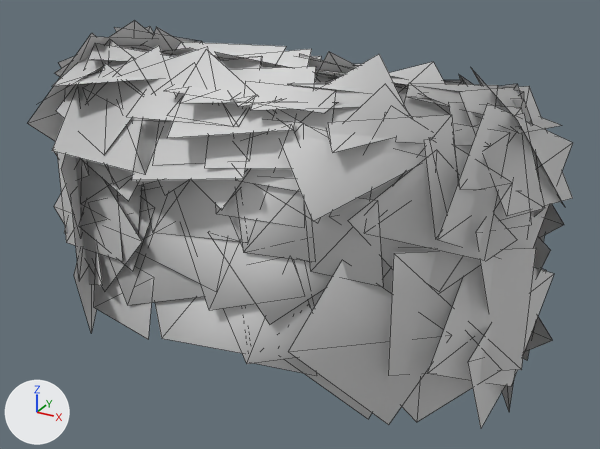
One commit to the glTF model public/glb/stylized_nature_pack/Bush_Large.glb: the scene before it, then after it.
Camera for both pictures: a camera (50 mm lens) standing at (1.355, -2.316, 1.563) and looking at (0.07, 0.019, 0.395). Lighting does not change. The marker at lower left points along +X, +Y and +Z. Mesh edges are drawn as thin lines. Where no turn or scale is listed for an object, it has been applied to the vertices.

Before the edit, the objects in view are built like this:
```python
mat_bush_leaves = principled_material('Bush_Leaves')
mat_bush_leaves.base_color = (0.8, 0.8, 0.8)  # white #e7e7e7
mat_bush_leaves.metallic = 0.4
mat_bush_leaves.roughness = 1.0
me_bush_large = bpy.data.meshes.new('Bush_Large')
me_bush_large.from_pydata(...)  # 552 vertices, 276 faces; spans x -0.95..0.95, y -0.36..0.36, z -0.18..1.04
me_bush_large.materials.append(mat_bush_leaves)  # white #e7e7e7
ob_bush_large = bpy.data.objects.new('Bush_Large', me_bush_large)
ob_bush_large.location = (0.0, 0.0, 0.0)
```
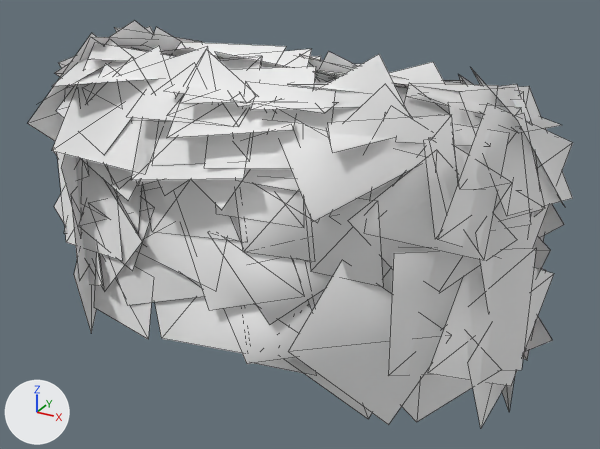
Where the newer file only moved an object's origin or applied its transform, the numbers keep the older frame.

Changed parts and their boxes (x1, y1, x2, y2) in the pictures (600 x 449 px; the box of a moved part takes in the faces that stretch with it):
'Bush_Large', recoloured, surface changed
    both: (27, 20, 573, 428)
part 1 of me_bush_large, moved or reshaped
    both: (52, 20, 564, 428)

What changed in the scene script:
```text
Change mat_bush_leaves:
    mat_bush_leaves.base_color: (0.8, 0.8, 0.8) -> (1.0, 1.0, 1.0)  # white #e7e7e7 -> white #ffffff
    mat_bush_leaves.metallic: 0.4 -> 1.0
Change me_bush_large:
    where me_bush_large.from_pydata(...)  # 552 vertices, 276 faces; spans x -0.95..0.95, y -0.36..0.36, z -0.18..1.04
    used by ob_bush_large; location = (0.0, 0.0, 0.0)
    me_bush_large part 1
    132 faces are deleted
    132 new faces join them
```
